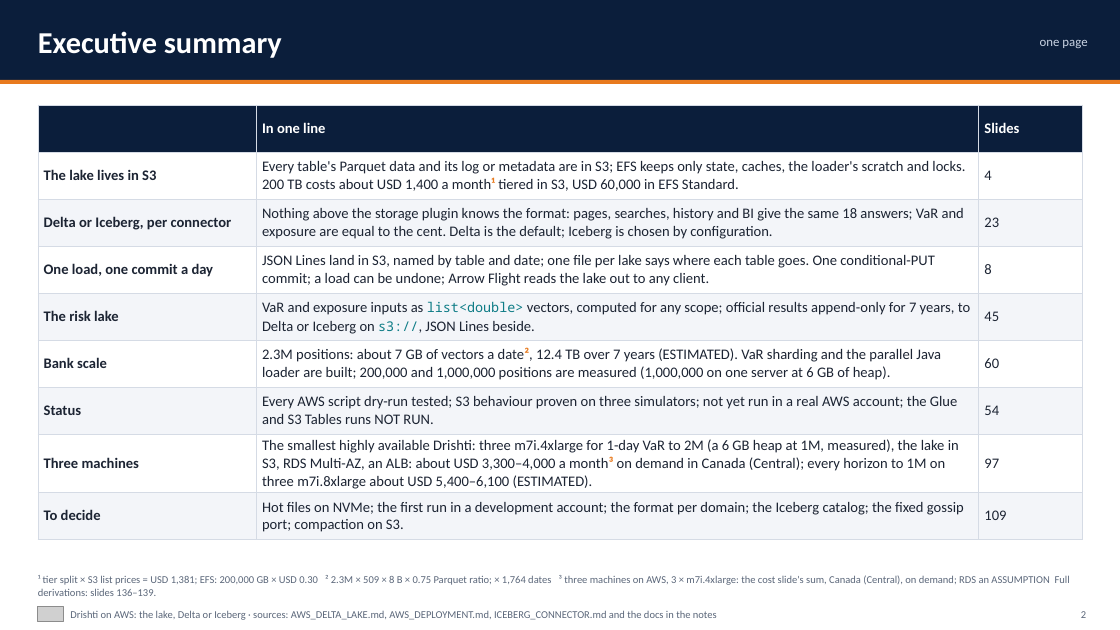
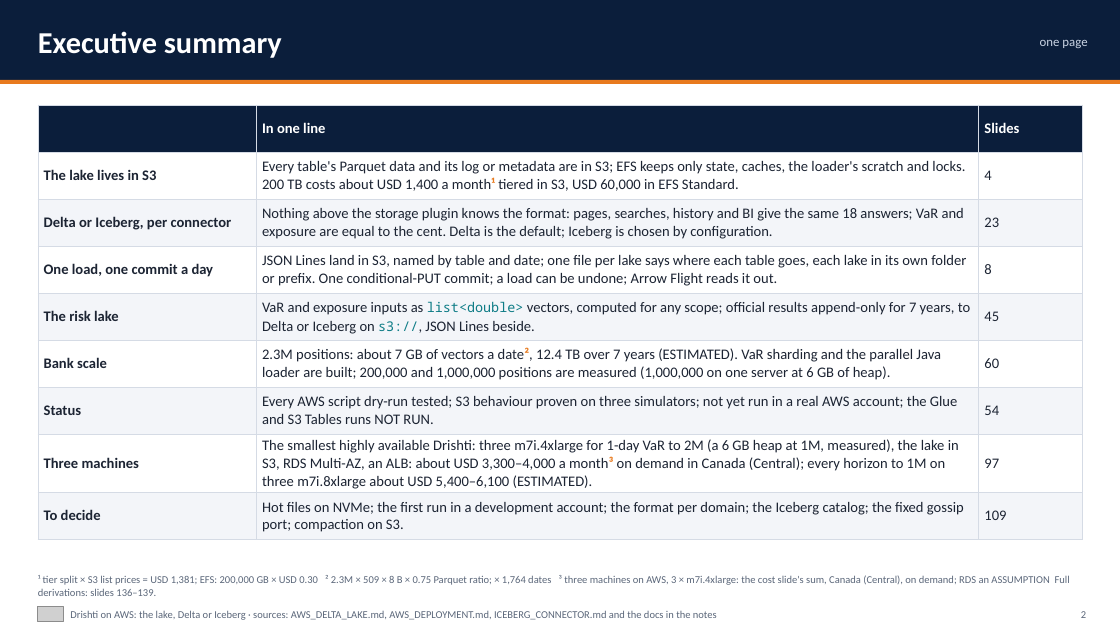
Before and after one commit to ajsinha/drishti, a slide deck: slide 2 of docs/publications/Drishti-on-AWS.pptx. Drawn at 1120x630 pixels with LibreOffice and Linux fonts; fonts in the diff are those of the drawing; grey boxes stand for pictures. Boxes give left, top, right and bottom in pixels: in the first picture for what was removed or moved away, otherwise in the second. Text is boxed around its words. In the diff, an @@ line names an element or a change of style, - is before the commit and + after.

```diff
--- a/docs/publications/Drishti-on-AWS.pptx
+++ b/docs/publications/Drishti-on-AWS.pptx
@@ table at (38,105,1082,536) @@
-row 4, column 2: JSON Lines land in S3, named by table and date; one file per lake says where each table goes. One conditional-PUT commit; a load can be undone; Arrow Flight reads the lake out to any client.
+row 4, column 2: JSON Lines land in S3, named by table and date; one file per lake says where each table goes, each lake in its own folder or prefix. One conditional-PUT commit; a load can be undone; Arrow Flight reads it out.
```
Also in this commit, not shown: 2 other slides changed, 3 other files.
